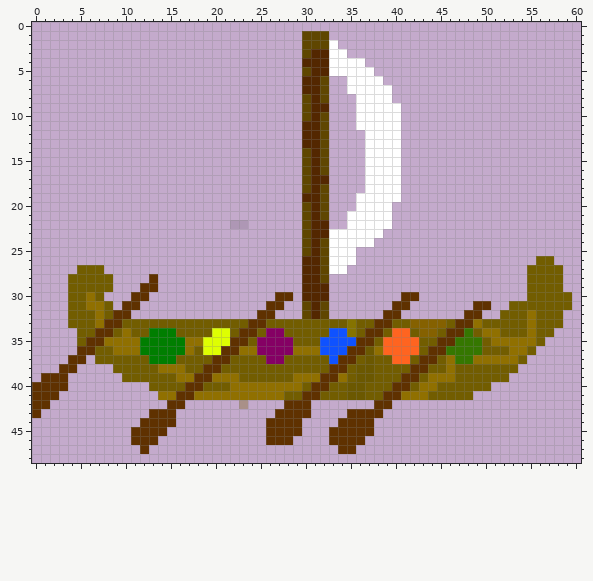
Two states of a pixel-art sprite, firstgameflappybird.gmx/sprites/images/spr_flappy_0.png. The first picture shows the starting point.
The file is 64x64 pixels. Pixels under 10% opacity are left out. Shown: x 0..60, y 0..48.
New version:
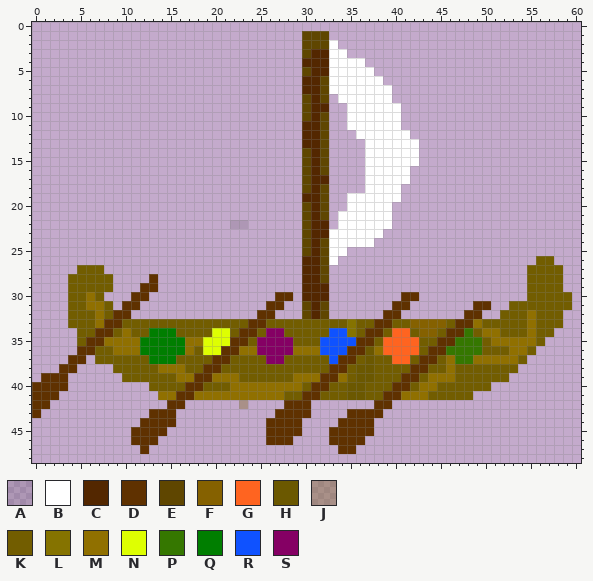
Palette (. is transparent): A #0000001d  B #ffffff  C #532700  D #5f3100  E #5f4600  F #856100  G #ff6420  H #6b5800  J #725d0055  K #725d00  L #857300  M #907000  N #deff02  P #357700  Q #007e00  R #0f52ff  S #850064
Diff:
The edit adds colour B in rows 6 to 7 at x 33 to 34; in row 8 at x 34 to 35; in rows 9 to 11 at x 35; in row 12 at x 36 and 41; in rows 13 to 15 at x 41 to 42; in rows 16 to 17 at x 41.
The edit adds colour B in rows 19 to 20 at x 35; in rows 21 to 22 at x 34.
Colour B is removed in row 25 at x 35; in row 26 at x 34 to 35; in row 27 at x 33 to 34.
Where, in picture pixels (left, top, right, bottom), the same in both pictures:
added: (329, 76, 419, 184)
changed: (329, 193, 356, 274)
